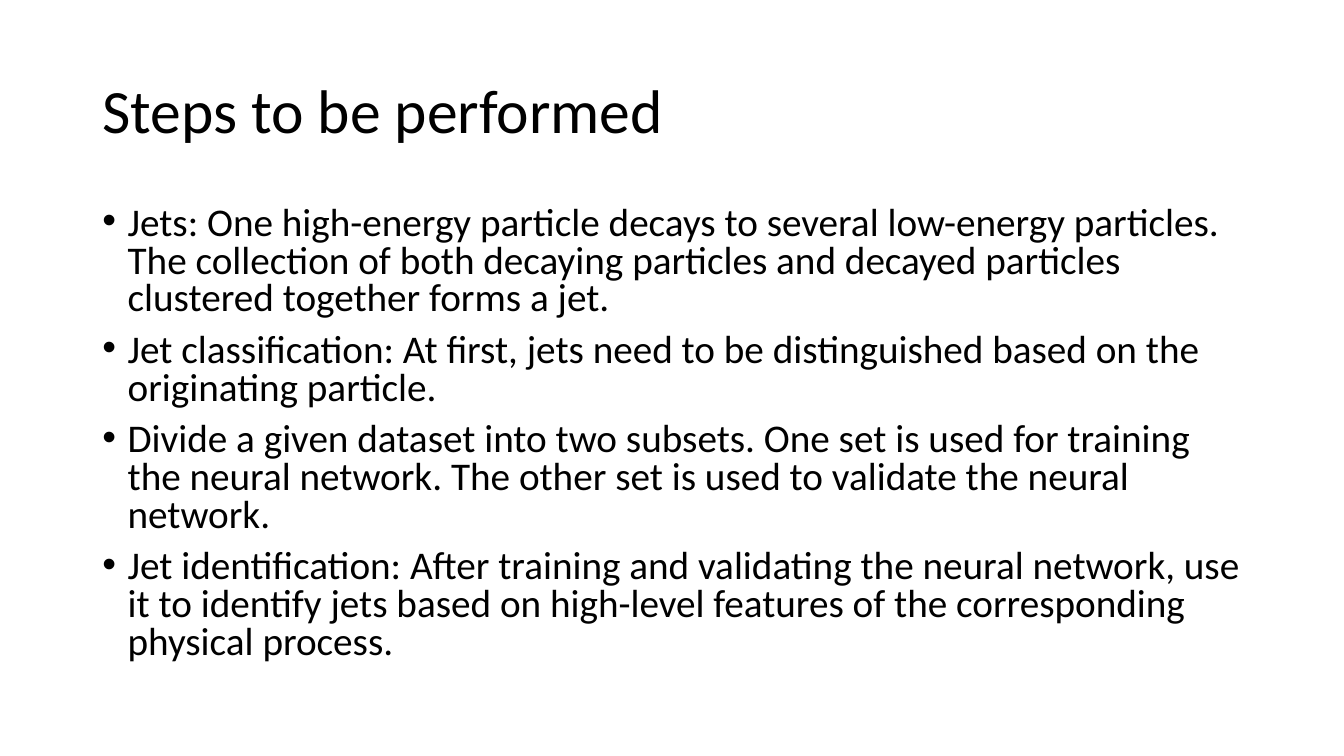
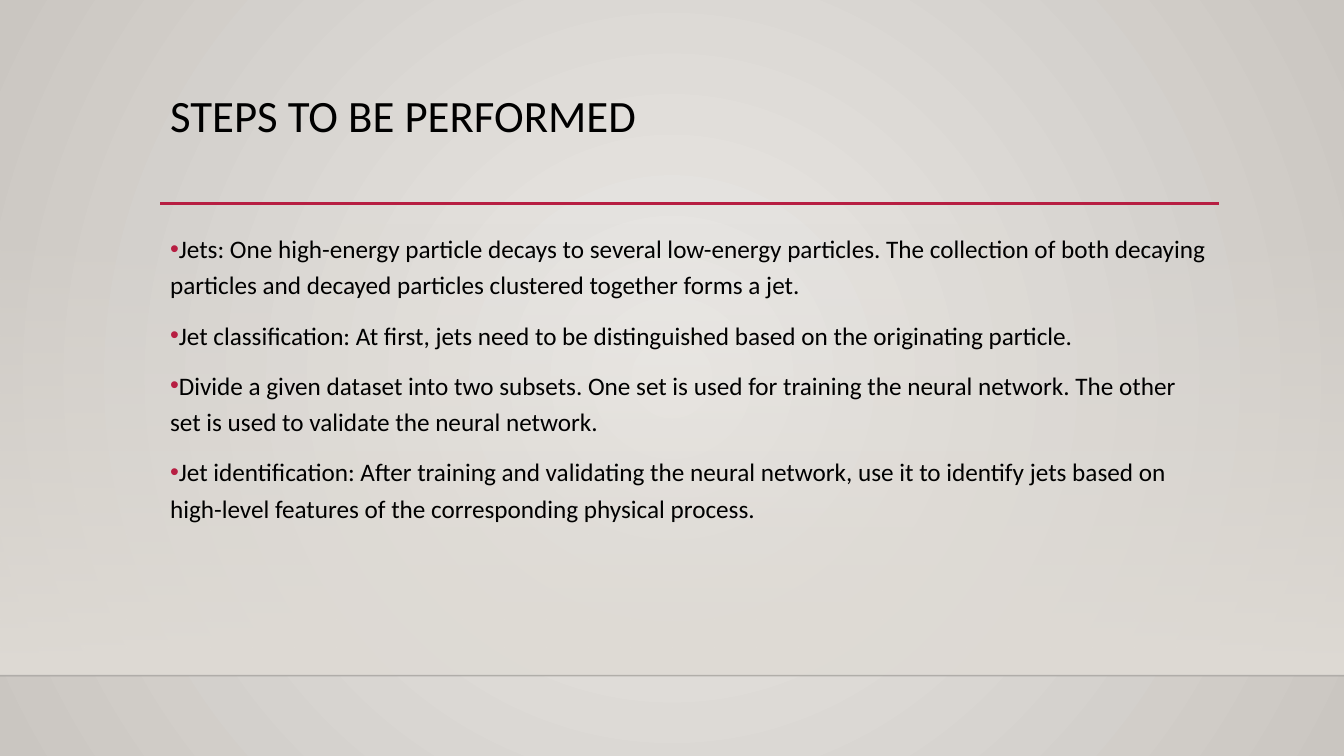
Before and after one commit to bmitraSLAC/NN-in-Jet-classification, a slide deck: slide 3 of Jet_Classifcation.pptx. Drawn at 1344x756 pixels with LibreOffice and Linux fonts; fonts in the diff are those of the drawing; background and template pictures are left out. Boxes give left, top, right and bottom in pixels: in the first picture for what was removed or moved away, otherwise in the second. Text is boxed around its words. In the diff, an @@ line names an element or a change of style, - is before the commit and + after.

```diff
--- a/Jet_Classifcation.pptx
+++ b/Jet_Classifcation.pptx
@@ background #FFFFFF to gradient #ECEAE7 to #CAC7C1 @@
@@ title "STEPS TO BE PERFORMED" at <box>170,103,636,133</box>: vertical alignment middle to top @@
@@ title at <box>170,103,636,133</box>: text changed; size 44 to 32 pt @@
-Steps to be performed
+STEPS TO BE PERFORMED
@@ line added from (160, 204) to (1220, 204), #B71E42 2.5 pt @@
@@ rectangle added at <box>0,223,1344,676</box>, fill gradient #DFDBD5 @@
@@ text "Jets: One high-energy particle decays ...": place and size @@
-text "Jets: One high-energy particle decays ..." at <box>128,208,1239,662</box>
+text "Jets: One high-energy particle decays ..." at <box>170,240,1205,523</box>
@@ text "Jets: One high-energy particle decays ..." at <box>170,240,1205,523</box>: size 28 to 18 pt; indent changed; line spacing 0.8 to 1.2 @@
@@ line added from (0, 676) to (1344, 676), #000001 1 pt @@
```
Also in this commit, not shown: 2 other slides changed, 8 slides added, 2 slides removed.
